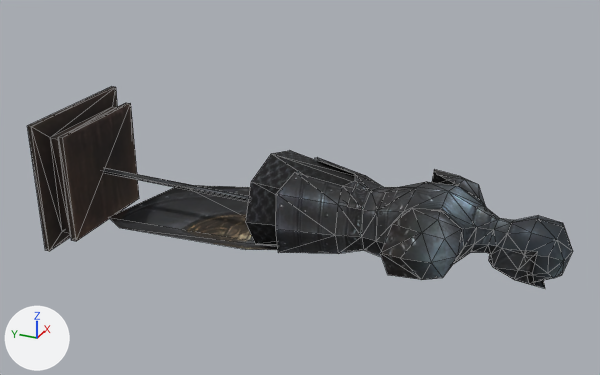
Two versions of the OBJ model sceneobjs/tanxian_fuben_257/tanxian_fuben_257_kaijia_01.obj, one commit apart.
Both versions are drawn from a 50 mm lens placed at (-153.9, -130.4, 82.3), pointed at (2.2, -60.2, 4.3). Lighting does not change. The marker at lower left points along +X, +Y and +Z. Mesh edges are drawn as thin lines. Where no turn or scale is listed for an object, it has been applied to the vertices.

Names of what the first picture shows: 'tanxian_fuben_257_kaijia_01'.
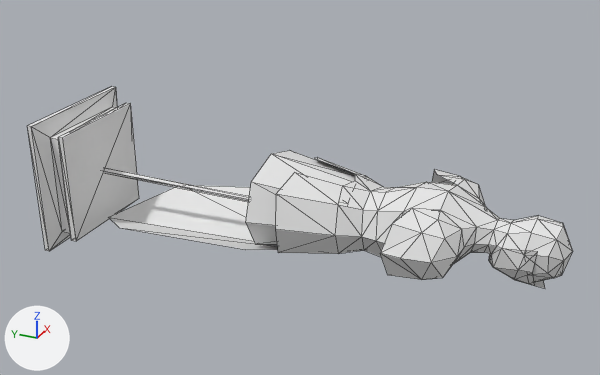
Changed parts and their boxes [x1, y1, x2, y2] in the pictures (600 x 375 px):
'tanxian_fuben_257_kaijia_01', recoloured (black to white)
    both: [27, 87, 573, 288]

Edits to the bpy script that builds the scene:
```text
Add mat_material_1_1:
    mat_material_1_1 = principled_material('material_1')
    mat_material_1_1.base_color = (0.8, 0.8, 0.8)  # white #e7e7e7
    mat_material_1_1.roughness = 1.0
Change me_tanxian_fuben_257_kaijia_01:
    where me_tanxian_fuben_257_kaijia_01.from_pydata(...)  # 208 vertices, 334 faces; spans x -17.9..17.9, y -120.3..-0.2, z -16.2..16.2
    remove me_tanxian_fuben_257_kaijia_01.materials.append(mat_material_1)  # picture img_tanxian_fuben_257_kaijia_01_png
    add me_tanxian_fuben_257_kaijia_01.materials.append(mat_material_1_1)  # white #e7e7e7
```
